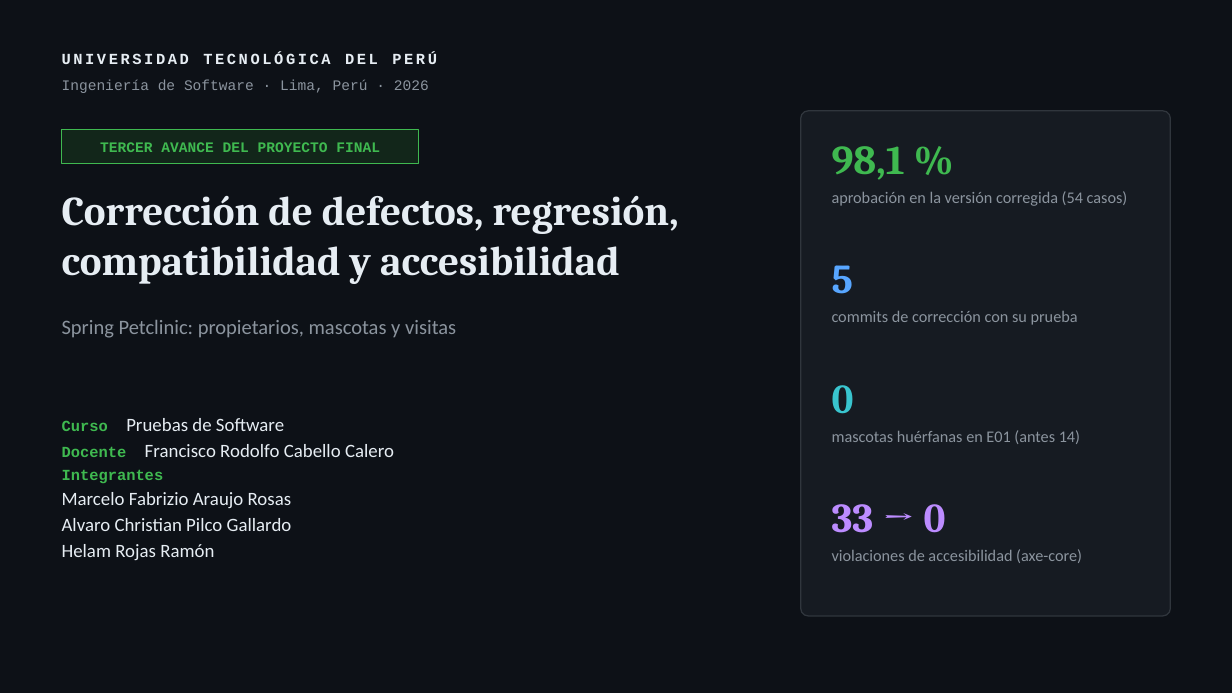
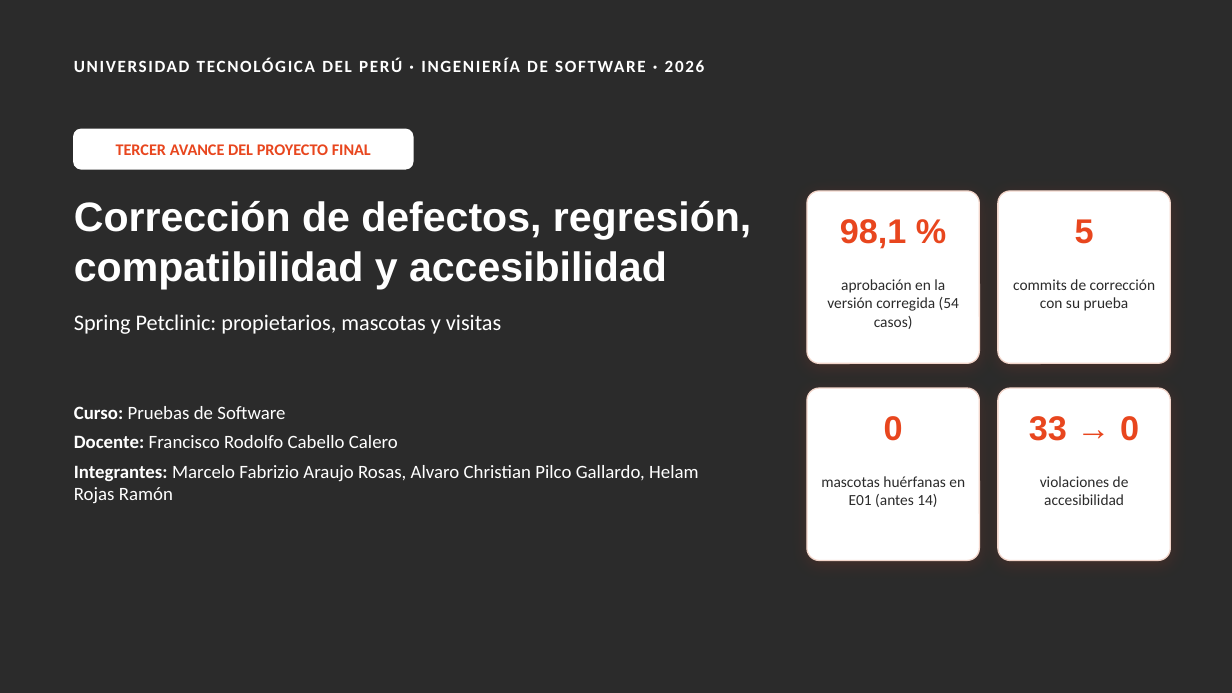
Before and after one commit to Mooneer17/spring-petclinic-apf2, a slide deck: slide 1 of presentacion/APF3_Presentacion.pptx. Drawn at 1232x693 pixels with LibreOffice and Linux fonts; fonts in the diff are those of the drawing; background and template pictures are left out; a plain dark background stands for a picture behind light text. Boxes give left, top, right and bottom in pixels: in the first picture for what was removed or moved away, otherwise in the second. Text is boxed around its words. In the diff, an @@ line names an element or a change of style, - is before the commit and + after.

```diff
--- a/presentacion/APF3_Presentacion.pptx
+++ b/presentacion/APF3_Presentacion.pptx
@@ background #0D1117 to picture (left out) @@
@@ text at (x1=74, y1=58, x2=705, y2=72): text changed; size 9 to 10 pt; font Courier New to Calibri; text colour #E6EDF3 to #FFFFFF @@
-UNIVERSIDAD TECNOLÓGICA DEL PERÚ
+UNIVERSIDAD TECNOLÓGICA DEL PERÚ · INGENIERÍA DE SOFTWARE · 2026
@@ text removed at (x1=62, y1=80, x2=429, y2=93) @@
-Ingeniería de Software · Lima, Perú · 2026
@@ rounded rectangle removed at (x1=801, y1=111, x2=1170, y2=616) @@
@@ rectangle removed at (x1=62, y1=129, x2=419, y2=164) @@
@@ text "TERCER AVANCE DEL PROYECTO FINAL" moved from (x1=100, y1=142, x2=380, y2=152) to (x1=116, y1=144, x2=371, y2=155) @@
@@ text "TERCER AVANCE DEL PROYECTO FINAL" at (x1=116, y1=144, x2=371, y2=155): size 8.5 to 9.5 pt, font Courier New to Calibri, text colour #3FB950 to #E8461E @@
@@ rounded rectangle added at (x1=74, y1=129, x2=413, y2=169), fill #FFFFFF, outline #FFFFFF 1 pt @@
@@ text "Corrección de defectos, regresión, compatibilidad ..." moved from (x1=62, y1=196, x2=679, y2=284) to (x1=74, y1=201, x2=751, y2=289) @@
@@ text "Corrección de defectos, regresión, compatibilidad ..." at (x1=74, y1=201, x2=751, y2=289): font Cambria to Arial, text colour #E6EDF3 to #FFFFFF @@
@@ rounded rectangle added at (x1=807, y1=191, x2=979, y2=363), fill #FFFFFF, outline #F2D5CA 0.75 pt @@
@@ text "98,1 %" moved from (x1=832, y1=146, x2=905, y2=180) to (x1=840, y1=219, x2=907, y2=249) @@
@@ text "98,1 %" at (x1=840, y1=219, x2=907, y2=249): size 24 to 20 pt, font Cambria to Arial, text colour #3FB950 to #E8461E; alignment left to centre @@
@@ rounded rectangle added at (x1=998, y1=191, x2=1170, y2=363), fill #FFFFFF, outline #F2D5CA 0.75 pt @@
@@ text "5" moved from (x1=832, y1=265, x2=853, y2=294) to (x1=1075, y1=219, x2=1094, y2=244) @@
@@ text "5" at (x1=1075, y1=219, x2=1094, y2=244): size 24 to 20 pt, font Cambria to Arial, text colour #58A6FF to #E8461E; alignment left to centre @@
@@ size 9.5 to 9 pt, text colour #8B949E to #2B2B2B; alignment left to centre in 3 elements at (x1=1013, y1=279, x2=1156, y2=311), (x1=821, y1=476, x2=965, y2=507), (x1=827, y1=279, x2=959, y2=329) @@
@@ text "aprobación en la versión corregida ..." moved from (x1=832, y1=191, x2=1128, y2=206) to (x1=827, y1=279, x2=959, y2=329) @@
@@ text "commits de corrección con su ..." moved from (x1=832, y1=311, x2=1078, y2=325) to (x1=1013, y1=279, x2=1156, y2=311) @@
@@ text "Spring Petclinic: propietarios, mascotas y ..." moved from (x1=62, y1=320, x2=456, y2=338) to (x1=74, y1=314, x2=501, y2=334) @@
@@ text "Spring Petclinic: propietarios, mascotas y ..." at (x1=74, y1=314, x2=501, y2=334): size 12 to 13 pt, text colour #8B949E to #FFFFFF @@
@@ rounded rectangle added at (x1=807, y1=388, x2=979, y2=561), fill #FFFFFF, outline #F2D5CA 0.75 pt @@
@@ rounded rectangle added at (x1=998, y1=388, x2=1170, y2=561), fill #FFFFFF, outline #F2D5CA 0.75 pt @@
@@ text at (x1=74, y1=406, x2=699, y2=503): text changed; text colour #E6EDF3 to #FFFFFF @@
-Curso Pruebas de Software
-Docente Francisco Rodolfo Cabello Calero
-Integrantes
-Marcelo Fabrizio Araujo Rosas
-Alvaro Christian Pilco Gallardo
-Helam Rojas Ramón
+Curso: Pruebas de Software
+Docente: Francisco Rodolfo Cabello Calero
+Integrantes: Marcelo Fabrizio Araujo Rosas, Alvaro Christian Pilco Gallardo, Helam Rojas Ramón
@@ text "0" moved from (x1=832, y1=385, x2=854, y2=414) to (x1=884, y1=416, x2=903, y2=441) @@
@@ text "0" at (x1=884, y1=416, x2=903, y2=441): size 24 to 20 pt, font Cambria to Arial, text colour #39C5CF to #E8461E; alignment left to centre @@
@@ text "33 → 0" moved from (x1=832, y1=504, x2=946, y2=533) to (x1=1029, y1=416, x2=1139, y2=441) @@
@@ text "33 → 0" at (x1=1029, y1=416, x2=1139, y2=441): size 24 to 20 pt, font Cambria to Arial, text colour #BC8CFF to #E8461E; alignment left to centre @@
@@ text "mascotas huérfanas en E01 (antes ..." moved from (x1=832, y1=430, x2=1080, y2=444) to (x1=821, y1=476, x2=965, y2=507) @@
@@ text at (x1=1040, y1=476, x2=1129, y2=505): text changed; size 9.5 to 9 pt; text colour #8B949E to #2B2B2B @@
-violaciones de accesibilidad (axe-core)
+violaciones de accesibilidad
```
Also in this commit, not shown: 17 other slides changed, 5 slides added, 1 other file.
